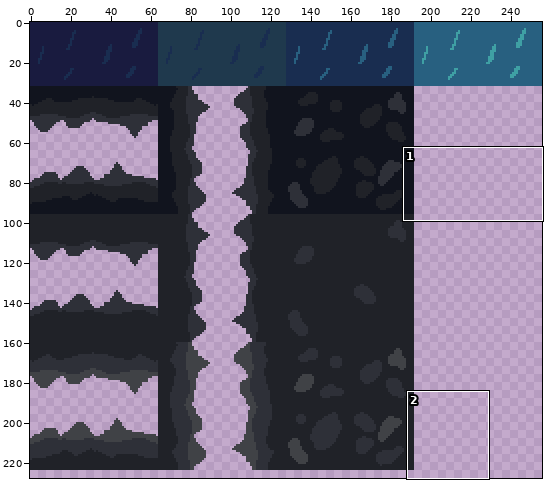
Two states of a pixel-art file, assets/tiles.aseprite. Above: a wide view before the commit, with the close-up outlined.
Close-up. As it was:
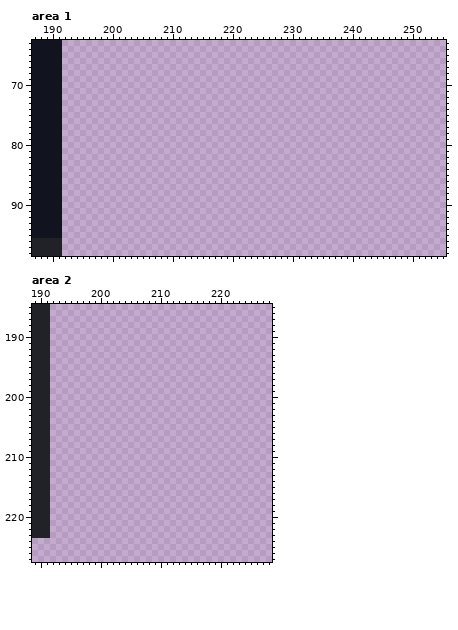
256x256 pixels, 1 frame. Colours within 5 levels of each other are drawn and written as one. Shown: area 1: x 187..255, y 63..98; area 2: x 189..228, y 185..227. The wide view leaves out empty margins.
After the commit:
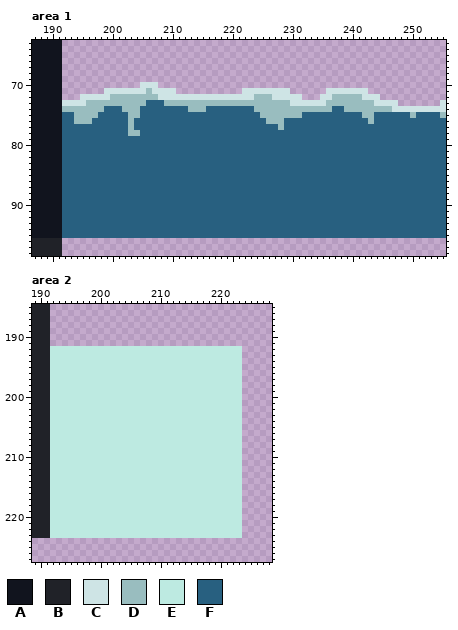
Palette (. is transparent): A #11141e  B #202228  C #cee4e5  D #99bdbf  E #bdeae1  F #286080
The commit says: water top tiles
From old to new:
Area 1:
y 70: x 205..207 ... -> CCC
y 71: x 199..210 ............ -> CCCCCCCDCCCC; x 222..229 ........ -> CCCCCCCC; x 236..242 ....... -> CCCCCCC
y 72: x 195..231 ..................................... -> CCCCCDDDDDDDDCCCCCCCCCCCCCCCCDDDCCCCC; x 235..244 .......... -> CCDDDDDCCC
y 73: x 192..247 ........................................................ -> CCCCDDDDDDDDDDFFFDDDDDDDDDDDDDDDDDDDDDCCCCCCDDDDDDDDCCCC; x 255 . -> C
y 74: x 192..255 ................................................................ -> DDDDDDDFFFDDDFFFFFFFFDDDFFFFFFFFDDDDDDDDDDDDDFFDDDDDDDDCCCCCCCCC
y 75: x 192..255 ................................................................ -> FFDDDDFFFFFDDFFFFFFFFFFFFFFFFFFFFDDDDDDDFFFFFFFFFFDDFFFFFFDFFFFD
y 76: x 192..255 ................................................................ -> FFDDDFFFFFFDFFFFFFFFFFFFFFFFFFFFFFDDDFFFFFFFFFFFFFFDFFFFFFFFFFFF
y 77: x 192..255 ................................................................ -> FFFFFFFFFFFDFFFFFFFFFFFFFFFFFFFFFFFFDFFFFFFFFFFFFFFFFFFFFFFFFFFF
y 78: x 192..255 ................................................................ -> FFFFFFFFFFFDDFFFFFFFFFFFFFFFFFFFFFFFFFFFFFFFFFFFFFFFFFFFFFFFFFFF
y 79..95: x 192..255 ................................................................ -> FFFFFFFFFFFFFFFFFFFFFFFFFFFFFFFFFFFFFFFFFFFFFFFFFFFFFFFFFFFFFFFF
Area 2:
y 192..223: x 192..223 ................................ -> EEEEEEEEEEEEEEEEEEEEEEEEEEEEEEEE
Where, in picture pixels (left, top, right, bottom), the same in both close-ups:
added: (62, 82, 446, 238)
added: (50, 346, 242, 538)
